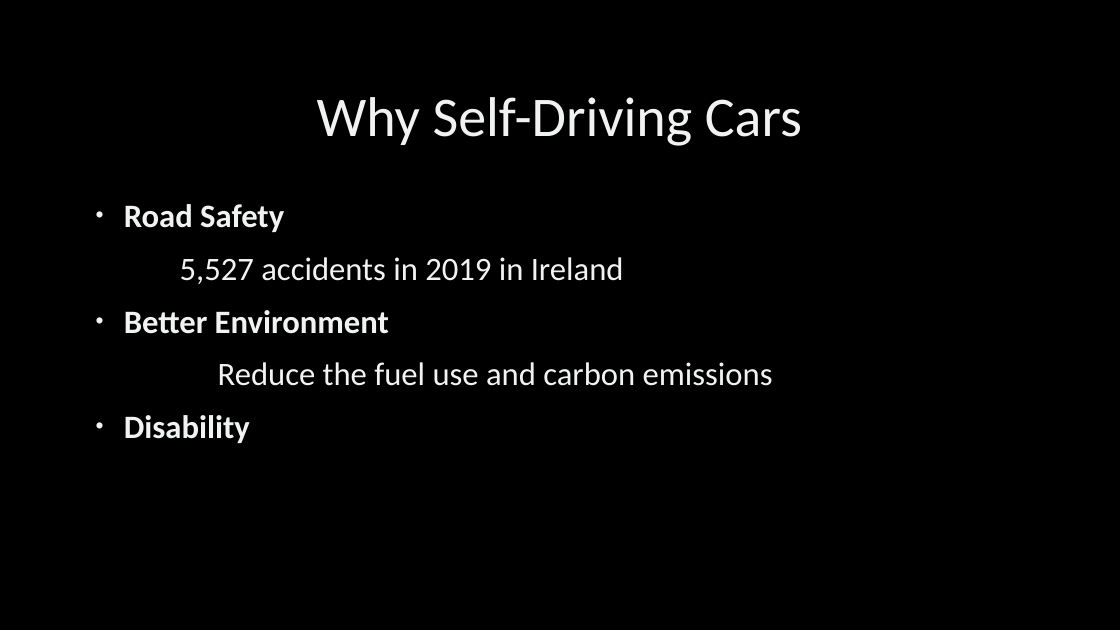
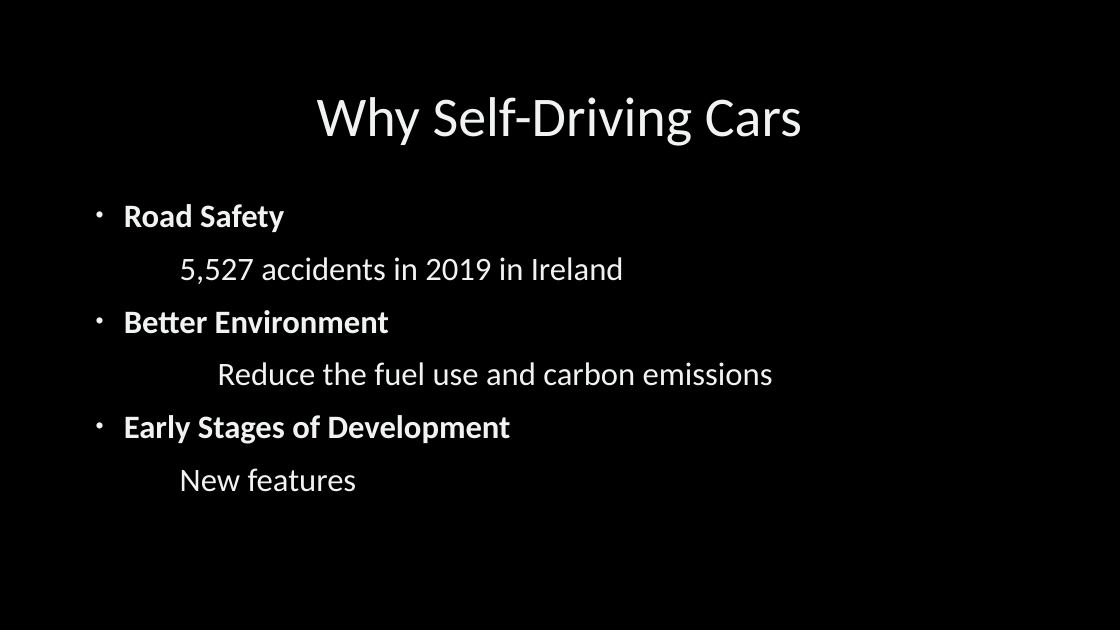
Before and after one commit to mohamedotaki/S-Car, a slide deck: slide 2 of Final Presentation.pptx. Drawn at 1120x630 pixels with LibreOffice and Linux fonts; fonts in the diff are those of the drawing; background and template pictures are left out. Boxes give left, top, right and bottom in pixels: in the first picture for what was removed or moved away, otherwise in the second. Text is boxed around its words. In the diff, an @@ line names an element or a change of style, - is before the commit and + after.

```diff
--- a/Final Presentation.pptx
+++ b/Final Presentation.pptx
@@ text at [124,415,511,492]: text changed @@
-• Disability
+• Early Stages of Development
+New features
```
Also in this commit, not shown: 1 other slide changed, 23 other files.
